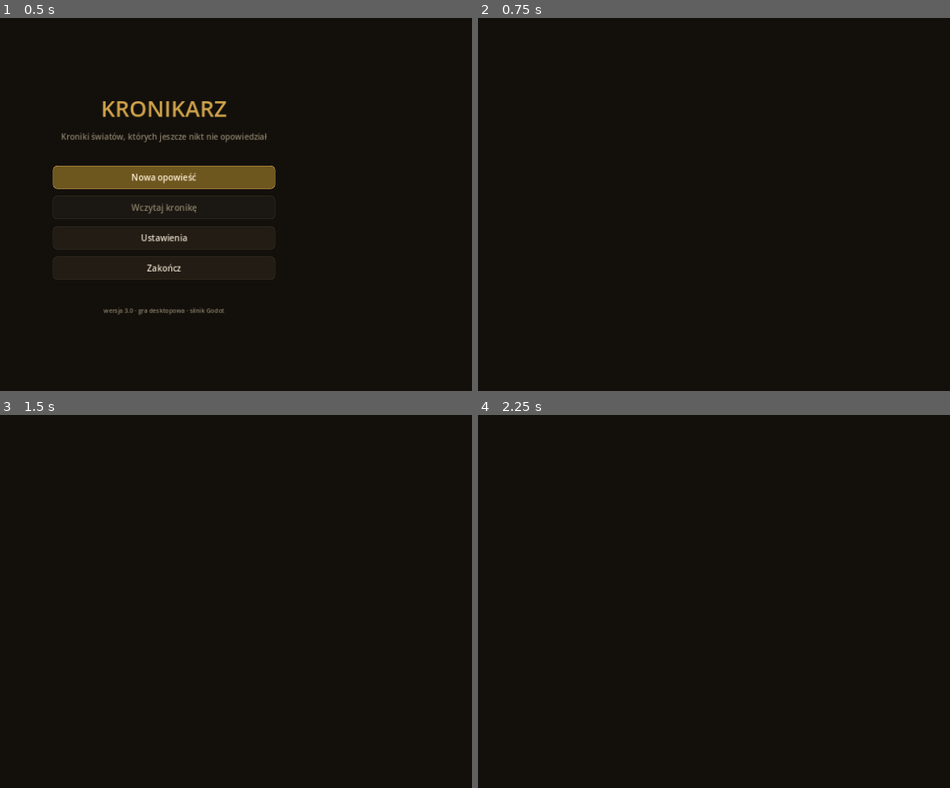
Above: before the commit, frames 1-4 (two rows, left to right).
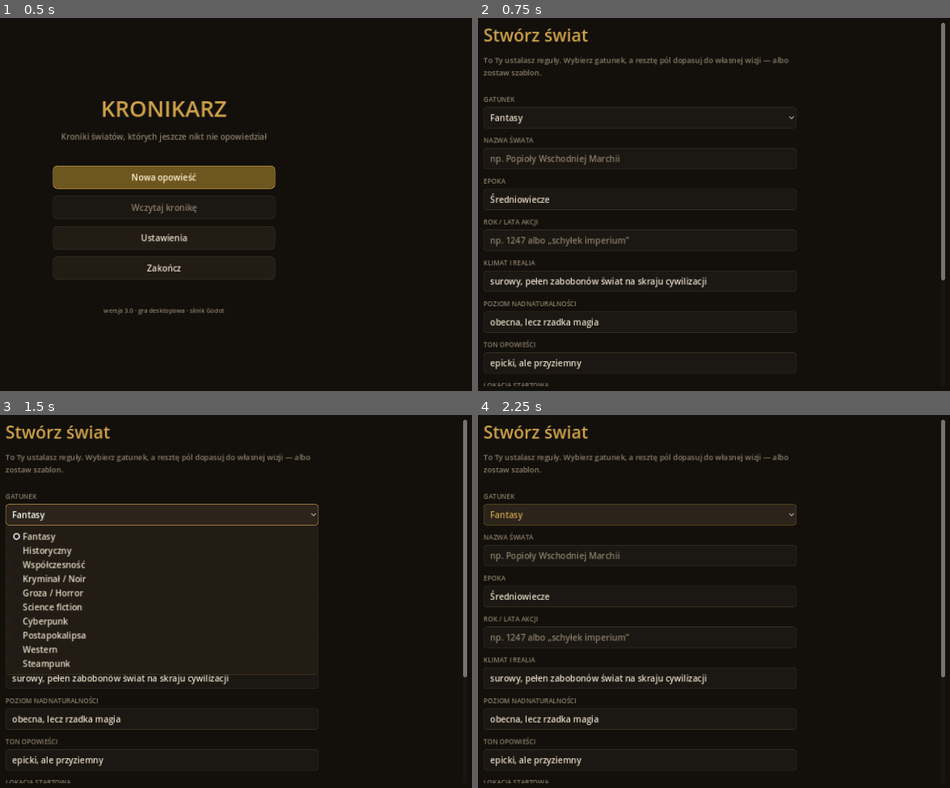
Above: after the commit, the same moments.

Repository: LukaszTM/Testowe
Game: Godot game, scene res://scenes/Main.tscn
The game is run twice, just before and just after one commit, with the same random seed, the same clock (stepped at 60 frames per second) and the same inputs.
Inputs:
- Up to frame 1 (0.5 s): no input
- Up to frame 2 (0.75 s): click "Nowa opowieść" at 0.5 s
- Up to frame 3 (1.5 s): click "Fantasy" at 1.25 s
- Up to frame 4 (2.25 s): click "Fantasy" at 2 s

Frame 1 is identical in both runs. In frame 2, 5.5% of the frame differs, in the area x 1-99%, y 1-99%; in frame 3, 9.3%; in frame 4, 9.0%.

Commit message:
Napraw czarny ekran kreatorów: ScrollContainer wypełnia obszar zamiast zapadać się w CenterContainer
ScrollContainer wewnątrz CenterContainer był ściskany do minimalnej wysokości
(0), więc zawartość kreatora świata/postaci i ekranu wczytywania była niewidoczna.
Teraz ScrollContainer wypełnia obszar MarginContainer, a kolumna formularza jest
wyśrodkowana poziomo rozpychającymi kontrolkami.

Co-Authored-By: Claude Opus 4.8 <noreply@anthropic.com>
Claude-Session: https://claude.ai/code/session_013x5u8sgAKBkPT1KSupRFNH

Diff:
--- a/src/ui/CharacterCreation.gd
+++ b/src/ui/CharacterCreation.gd
@@ -22,18 +22,26 @@
 		margin.add_theme_constant_override("margin_" + s, 40)
 	add_child(margin)
 
-	var center := CenterContainer.new()
-	margin.add_child(center)
+	var scroll := ScrollContainer.new()
+	scroll.horizontal_scroll_mode = ScrollContainer.SCROLL_MODE_DISABLED
+	margin.add_child(scroll)
 
-	var scroll := ScrollContainer.new()
-	scroll.custom_minimum_size = Vector2(620, 0)
-	scroll.horizontal_scroll_mode = ScrollContainer.SCROLL_MODE_DISABLED
-	center.add_child(scroll)
+	var center := HBoxContainer.new()
+	center.size_flags_horizontal = Control.SIZE_EXPAND_FILL
+	scroll.add_child(center)
+
+	var lsp := Control.new()
+	lsp.size_flags_horizontal = Control.SIZE_EXPAND_FILL
+	center.add_child(lsp)
 
 	var col := VBoxContainer.new()
 	col.custom_minimum_size = Vector2(600, 0)
 	col.add_theme_constant_override("separation", 14)
-	scroll.add_child(col)
+	center.add_child(col)
+
+	var rsp := Control.new()
+	rsp.size_flags_horizontal = Control.SIZE_EXPAND_FILL
+	center.add_child(rsp)
 
 	col.add_child(Ui.title("Twoja postać", 34))
 	col.add_child(Ui.subtle("Świat „%s” czeka na bohatera. Wybierz, kim wejdziesz w jego historię." % Game.world.get("name", ""), 15))
--- a/src/ui/LoadScreen.gd
+++ b/src/ui/LoadScreen.gd
@@ -10,18 +10,26 @@
 		margin.add_theme_constant_override("margin_" + s, 40)
 	add_child(margin)
 
-	var center := CenterContainer.new()
-	margin.add_child(center)
+	var scroll := ScrollContainer.new()
+	scroll.horizontal_scroll_mode = ScrollContainer.SCROLL_MODE_DISABLED
+	margin.add_child(scroll)
 
-	var scroll := ScrollContainer.new()
-	scroll.custom_minimum_size = Vector2(640, 0)
-	scroll.horizontal_scroll_mode = ScrollContainer.SCROLL_MODE_DISABLED
-	center.add_child(scroll)
+	var center := HBoxContainer.new()
+	center.size_flags_horizontal = Control.SIZE_EXPAND_FILL
+	scroll.add_child(center)
+
+	var lsp := Control.new()
+	lsp.size_flags_horizontal = Control.SIZE_EXPAND_FILL
+	center.add_child(lsp)
 
 	var col := VBoxContainer.new()
 	col.custom_minimum_size = Vector2(620, 0)
 	col.add_theme_constant_override("separation", 12)
-	scroll.add_child(col)
+	center.add_child(col)
+
+	var rsp := Control.new()
+	rsp.size_flags_horizontal = Control.SIZE_EXPAND_FILL
+	center.add_child(rsp)
 
 	col.add_child(Ui.title("Zapisane kroniki", 32))
 	col.add_child(Ui.spacer(4))
--- a/src/ui/WorldCreation.gd
+++ b/src/ui/WorldCreation.gd
@@ -10,18 +10,26 @@
 		margin.add_theme_constant_override("margin_" + s, 40)
 	add_child(margin)
 
-	var center := CenterContainer.new()
-	margin.add_child(center)
+	var scroll := ScrollContainer.new()
+	scroll.horizontal_scroll_mode = ScrollContainer.SCROLL_MODE_DISABLED
+	margin.add_child(scroll)
 
-	var scroll := ScrollContainer.new()
-	scroll.custom_minimum_size = Vector2(640, 0)
-	scroll.horizontal_scroll_mode = ScrollContainer.SCROLL_MODE_DISABLED
-	center.add_child(scroll)
+	var center := HBoxContainer.new()
+	center.size_flags_horizontal = Control.SIZE_EXPAND_FILL
+	scroll.add_child(center)
+
+	var lsp := Control.new()
+	lsp.size_flags_horizontal = Control.SIZE_EXPAND_FILL
+	center.add_child(lsp)
 
 	var col := VBoxContainer.new()
 	col.custom_minimum_size = Vector2(620, 0)
 	col.add_theme_constant_override("separation", 14)
-	scroll.add_child(col)
+	center.add_child(col)
+
+	var rsp := Control.new()
+	rsp.size_flags_horizontal = Control.SIZE_EXPAND_FILL
+	center.add_child(rsp)
 
 	col.add_child(Ui.title("Stwórz świat", 34))
 	col.add_child(Ui.subtle("To Ty ustalasz reguły. Wybierz gatunek, a resztę pól dopasuj do własnej wizji — albo zostaw szablon.", 15))
